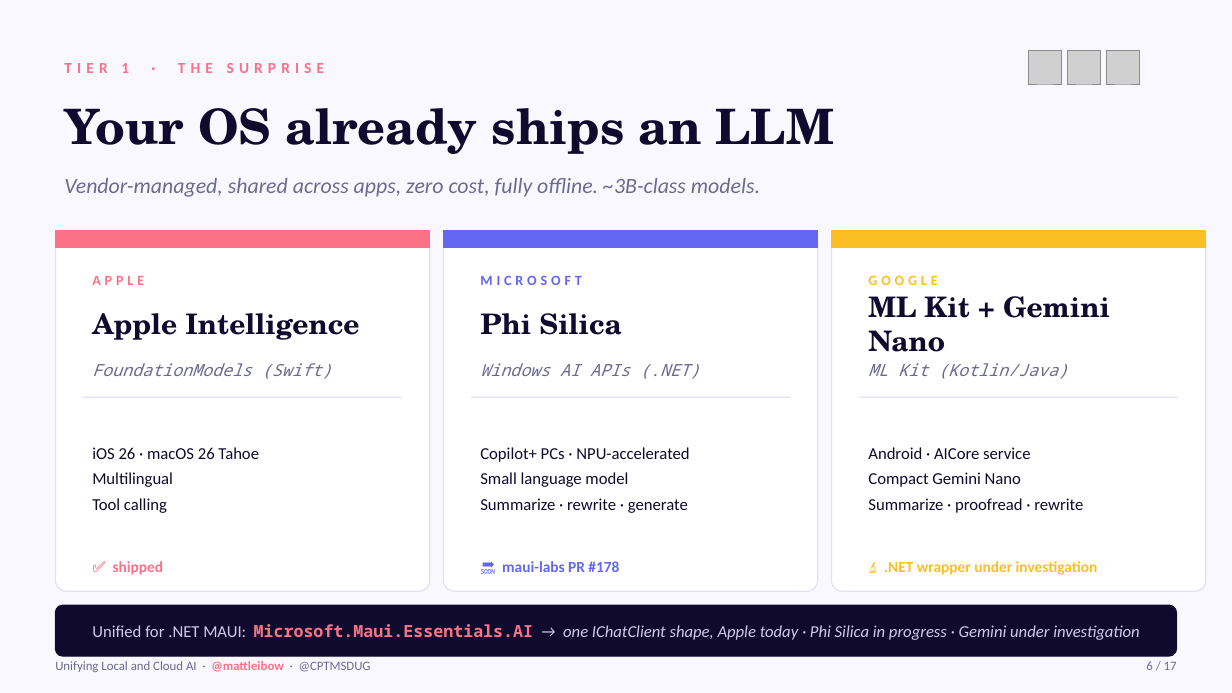
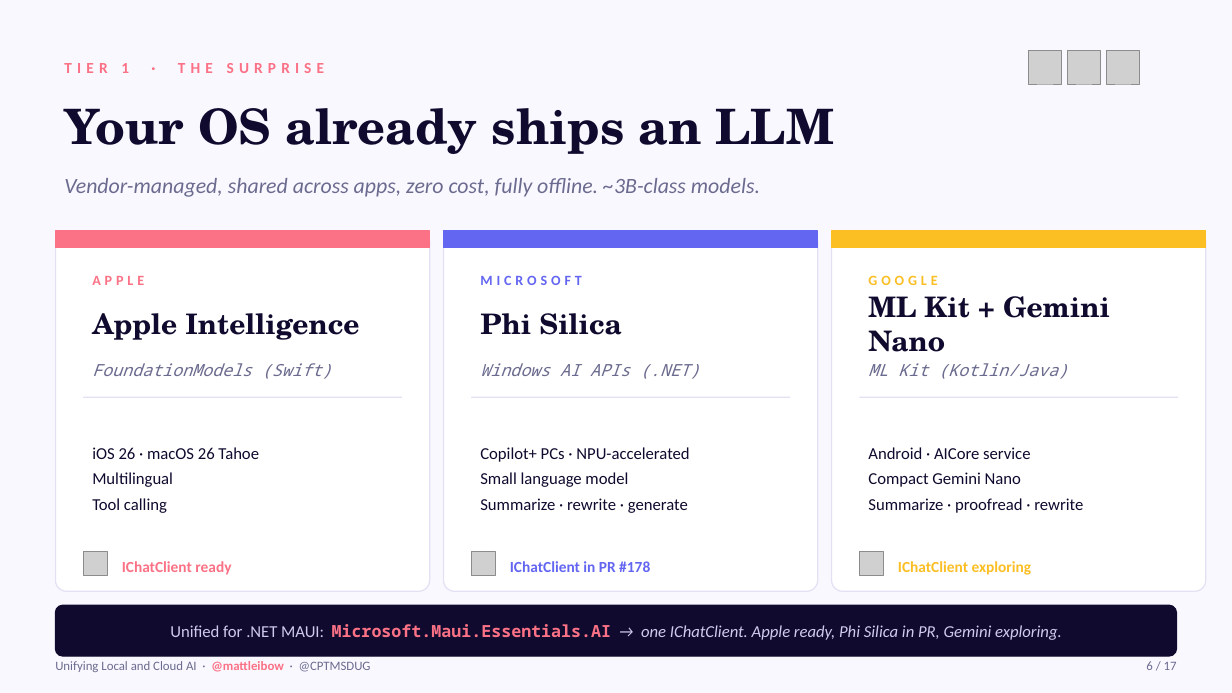
Before and after one commit to mattleibow/cptmsdug-local-cloud-agent-framework, a slide deck: slide 6 of slides/Unifying-Local-Cloud-AI.pptx. Drawn at 1232x693 pixels with LibreOffice and Linux fonts; fonts in the diff are those of the drawing; grey boxes stand for pictures. Boxes give left, top, right and bottom in pixels: in the first picture for what was removed or moved away, otherwise in the second. Text is boxed around its words. In the diff, an @@ line names an element or a change of style, - is before the commit and + after.

```diff
--- a/slides/Unifying-Local-Cloud-AI.pptx
+++ b/slides/Unifying-Local-Cloud-AI.pptx
@@ picture added at (83, 552, 107, 576) @@
@@ text at (122, 561, 231, 575): text changed @@
-✅ shipped
+IChatClient ready
@@ picture added at (471, 552, 495, 576) @@
@@ text at (510, 561, 650, 572): text changed @@
-🔜 maui-labs PR #178
+IChatClient in PR #178
@@ picture added at (860, 552, 884, 576) @@
@@ text at (898, 561, 1032, 575): text changed @@
-🔬 .NET wrapper under investigation
+IChatClient exploring
@@ text at (170, 624, 1062, 640): text changed @@
-Unified for .NET MAUI: Microsoft.Maui.Essentials.AI → one IChatClient shape, Apple today · Phi Silica in progress · Gemini under investigation
+Unified for .NET MAUI: Microsoft.Maui.Essentials.AI → one IChatClient. Apple ready, Phi Silica in PR, Gemini exploring.
```
Also in this commit, not shown: 1 other file.
